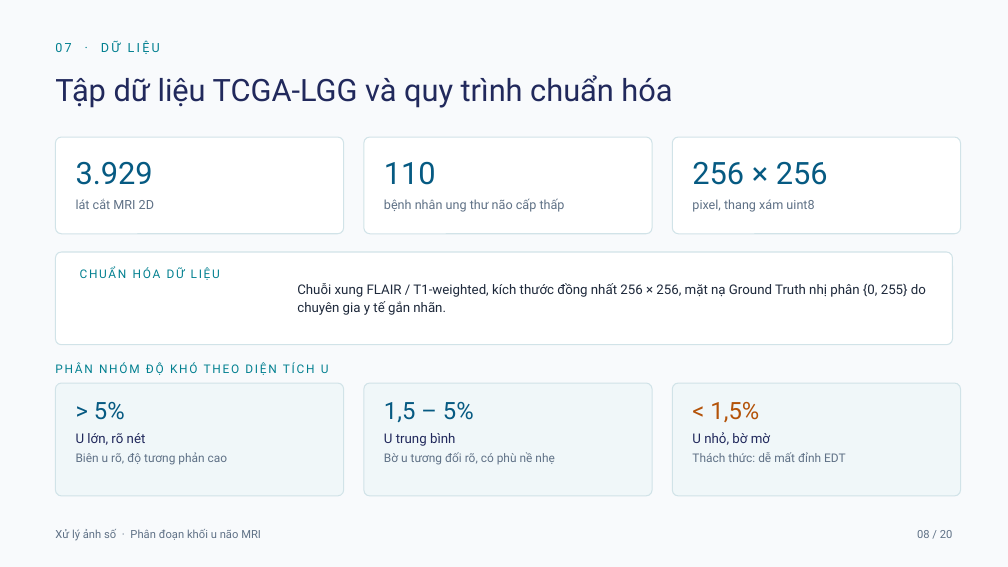
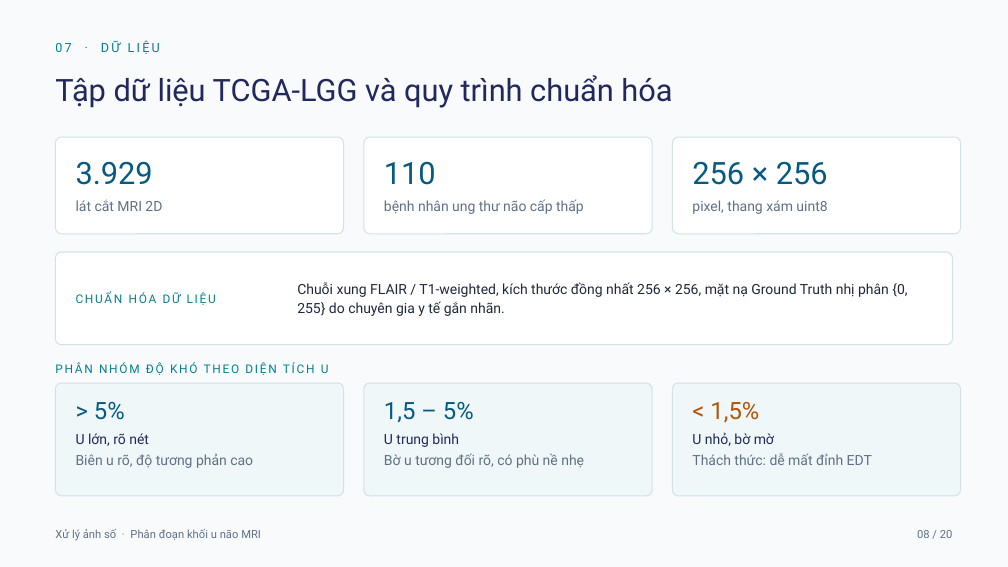
Before and after one commit to mtzwyu/brain-tumor-mri-segmentation, a slide deck: slide 8 of reports/SLIDE_THUYET_TRINH_XLAS.pptx. Drawn at 1008x567 pixels with LibreOffice and Linux fonts; fonts in the diff are those of the drawing. Boxes give left, top, right and bottom in pixels: in the first picture for what was removed or moved away, otherwise in the second. Text is boxed around its words. In the diff, an @@ line names an element or a change of style, - is before the commit and + after.

```diff
--- a/reports/SLIDE_THUYET_TRINH_XLAS.pptx
+++ b/reports/SLIDE_THUYET_TRINH_XLAS.pptx
@@ size 9 to 10 pt in 3 elements at [76,199,162,211], [384,199,584,214], [692,200,827,214] @@
@@ text "CHUẨN HÓA DỮ LIỆU": place and size @@
-text "CHUẨN HÓA DỮ LIỆU" at [80,267,220,280]
+text "CHUẨN HÓA DỮ LIỆU" at [76,292,216,305]
@@ size 9.5 to 10 pt in 4 elements at [297,282,907,316], [76,433,149,446], [384,433,459,447], [692,432,774,446] @@
@@ size 8.5 to 10 pt in 3 elements at [76,453,253,468], [384,453,584,468], [692,453,872,465] @@
```
Also in this commit, not shown: 14 other slides changed, 2 other files.
